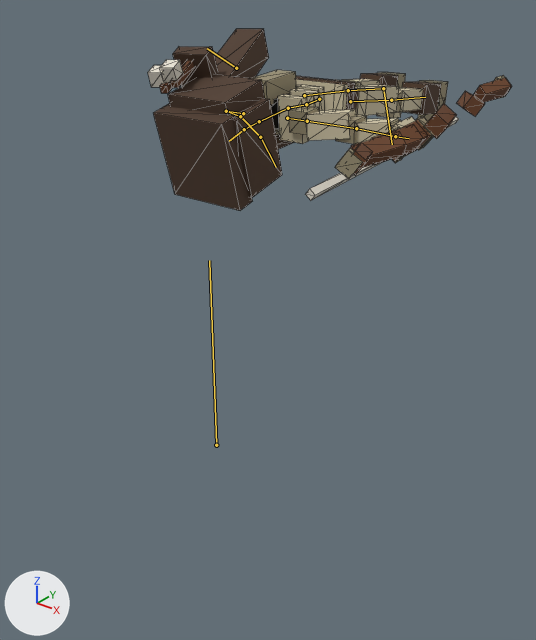
Before and after pictures for a commit that changed the glTF model assets/characters/ranged_skirmisher/output/model.glb.
Both versions are drawn from a 50 mm lens placed at (2.02, -2.14, 2.08), pointed at (0.16, 0.2, 0.63). The lights are fixed; the arrows at lower left show +X, +Y and +Z. The older version comes first. Both versions are drawn at frame 32 of the action 'death'; the numbers are the values there. The bones that change, and the others that lie on the model, are drawn over the model as lines. Mesh edges are drawn as thin lines.

Names of what the first picture shows: 'Body'.
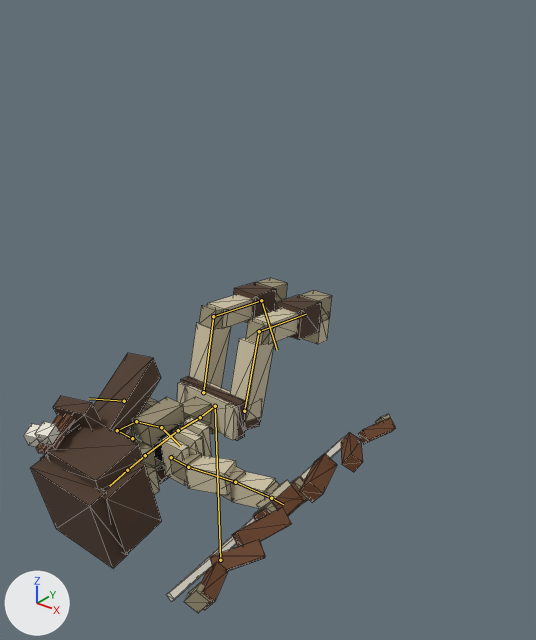
Changed parts and their boxes [x1, y1, x2, y2] in the pictures (536 x 640 px):
'Body', posed (84% taller): before [148, 29, 512, 211]; after [24, 278, 396, 613]
bone 'Root', root to tip: before (216, 445) to (209, 260); after (220, 560) to (215, 406)
bone 'Hips', root to tip: before (319, 99) to (306, 104); after (215, 406) to (200, 417)
bone 'Chest', root to tip: before (288, 108) to (259, 121); after (178, 430) to (145, 455)
bone 'Head', root to tip: before (244, 129) to (229, 141); after (127, 470) to (109, 486)
bone 'Thigh.L', root to tip: before (350, 101) to (391, 100); after (244, 411) to (259, 331)
bone 'Shin.L', root to tip: before (391, 100) to (425, 97); after (259, 331) to (306, 314)
bone 'Thigh.R', root to tip: before (304, 95) to (348, 90); after (203, 392) to (213, 316)
bone 'Shin.R', root to tip: before (348, 90) to (383, 88); after (213, 316) to (261, 300)

The change in detail:
Bone 'Root' (bone_root) moves from (0.0, 0.0, 0.0) to (0.0, -0.72, 0.0).
Bone 'Hips' (bone_hips) moves from (0.0, 0.4, -0.87) to (0.0, 0.0, 0.0).
Bone 'Chest' (bone_chest) turns from (10, 0, 0) to (8, 0, 0) degrees about its own x, y and z.
Bone 'Head' (bone_head) turns from (10, 0, 0) to (8, 0, 0) degrees about its own x, y and z.
Bone 'Thigh.L' (bone_thigh_l) turns from (0, 0, 0) to (80, 0, 0) degrees about its own x, y and z.
Bone 'Shin.L' (bone_shin_l) turns from (0, 0, 0) to (-82, 0, 0) degrees about its own x, y and z.
Bone 'Thigh.R' (bone_thigh_r) turns from (0, 0, 0) to (80, 0, 0) degrees about its own x, y and z.
Bone 'Shin.R' (bone_shin_r) turns from (0, 0, 0) to (-82, 0, 0) degrees about its own x, y and z.
